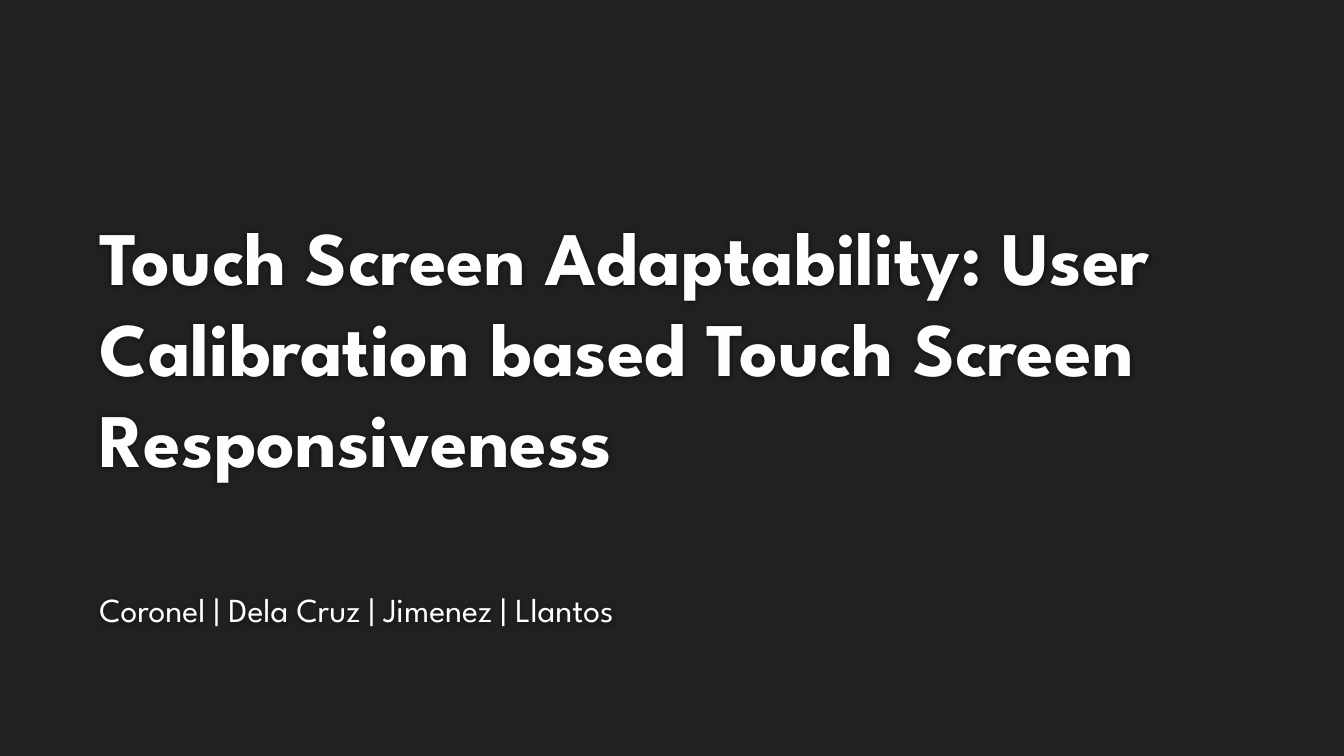
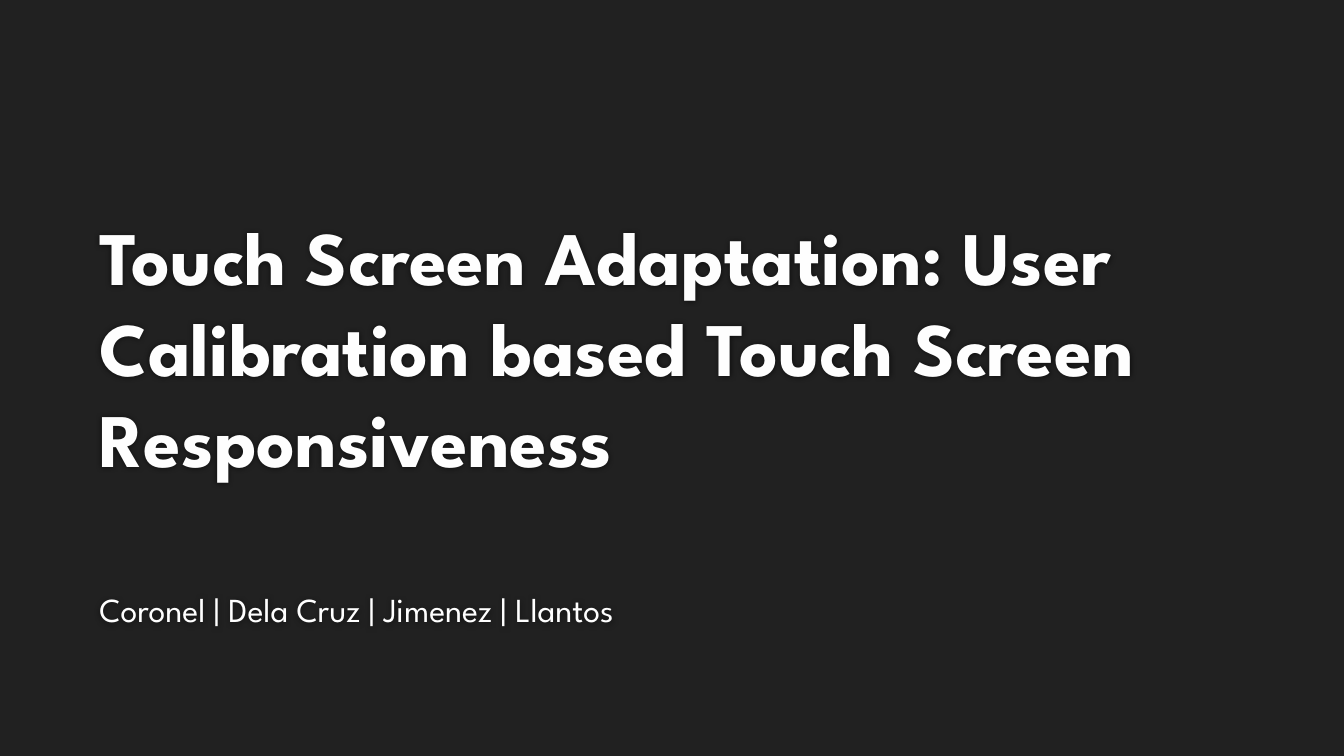
Before and after one commit to seans888/Thomas-n-Friends, a slide deck: slide 1 of Midterm-PPT.pptx. Drawn at 1344x756 pixels with LibreOffice and Linux fonts; fonts in the diff are those of the drawing; background and template pictures are left out. Boxes give left, top, right and bottom in pixels: in the first picture for what was removed or moved away, otherwise in the second. Text is boxed around its words. In the diff, an @@ line names an element or a change of style, - is before the commit and + after.

```diff
--- a/Midterm-PPT.pptx
+++ b/Midterm-PPT.pptx
@@ title at <box>99,233,1133,483</box>: text changed @@
-Touch Screen Adaptability: User Calibration based Touch Screen Responsiveness
+Touch Screen Adaptation: User Calibration based Touch Screen Responsiveness
```
Also in this commit, not shown: 7 other slides changed, 3 other files.
